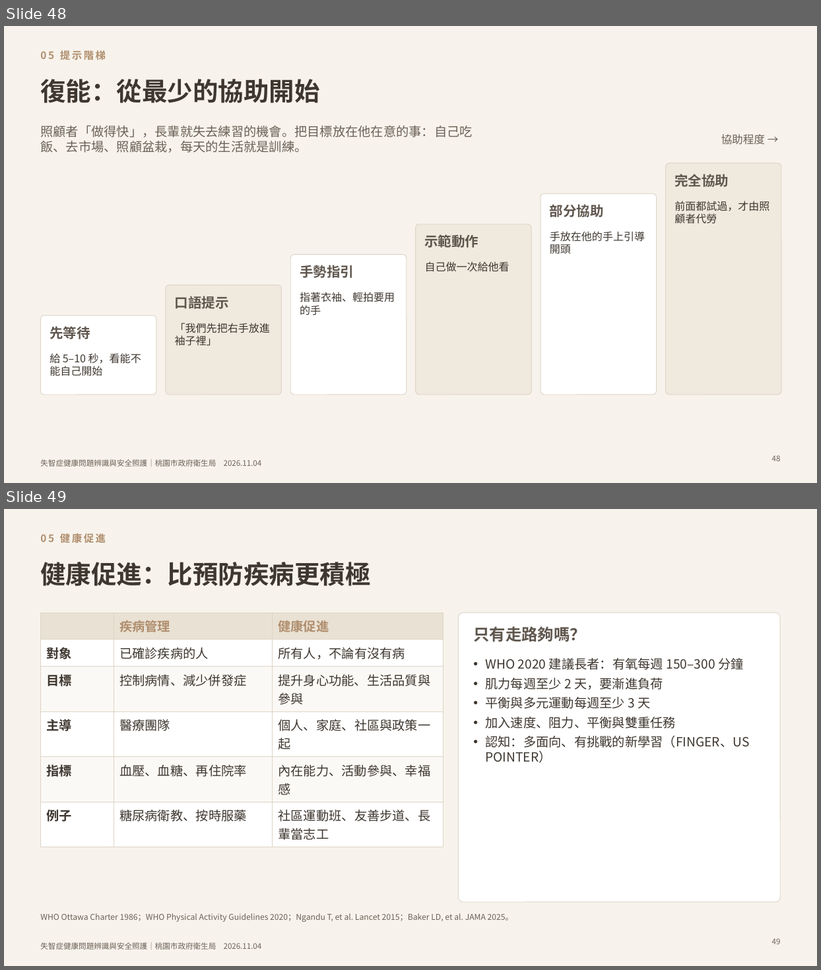
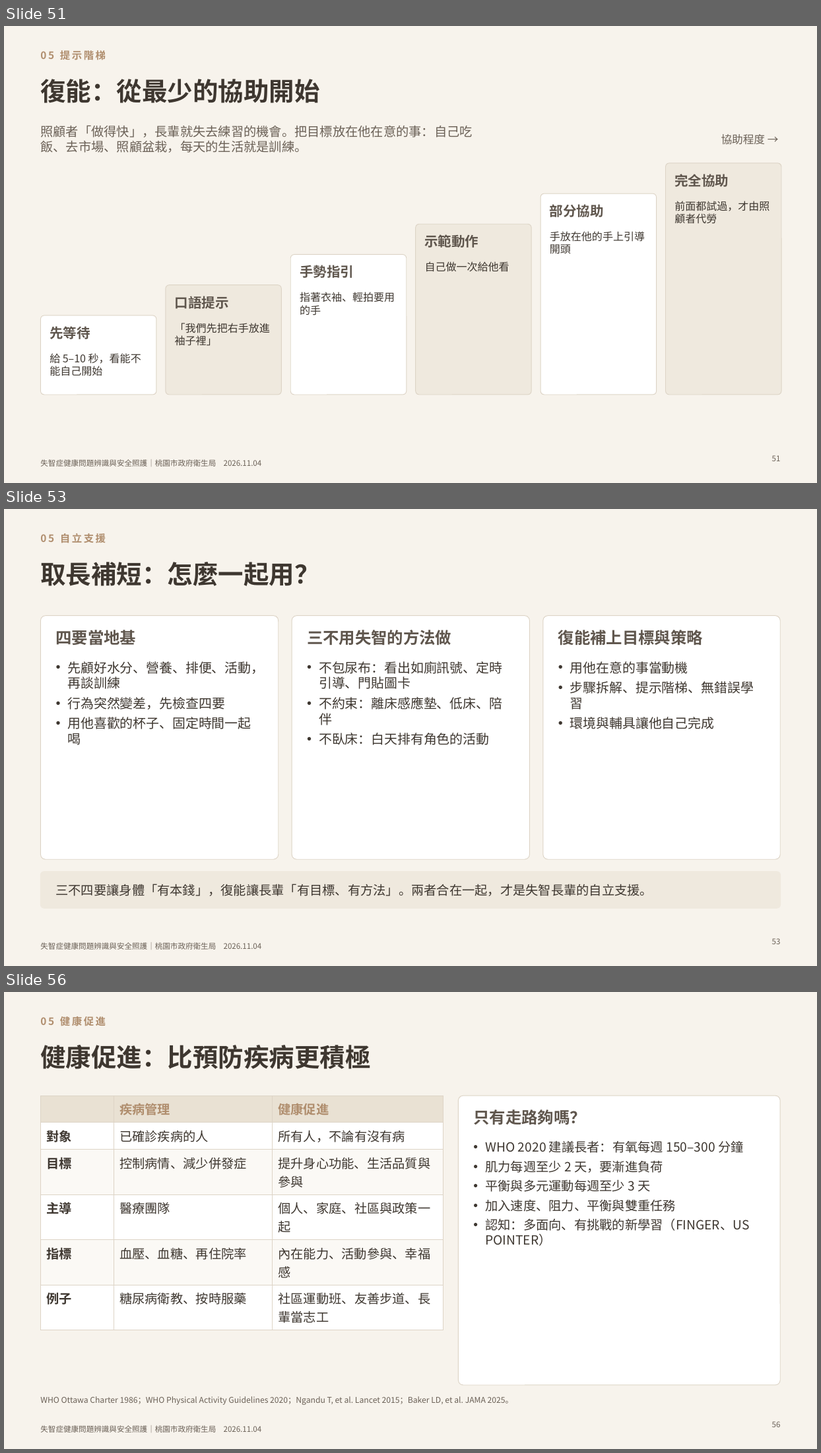
Before and after one commit to mattsue1003/taoyuan-dementia-safe-care, a slide deck: 簡報/失智症健康問題辨識與安全照護.pptx. Shown one above the other, each under a label of ours: slides 48 and 49 before the commit, slides 51, 53 and 56 after it; the slides between them are not shown. The pictures are 821x970 and 821x1453 pixels, drawn with LibreOffice and Linux fonts; fonts in the diff are those of the drawing. Boxes give left, top, right and bottom in pixels: in the first picture for what was removed or moved away, otherwise in the second. Text is boxed around its words. In the diff, an @@ line names an element or a change of style, - is before the commit and + after.

```diff
--- a/簡報/失智症健康問題辨識與安全照護.pptx
+++ b/簡報/失智症健康問題辨識與安全照護.pptx
@@ slide 53 added at (x1=4, y1=509, x2=817, y2=966), background #F7F3EC; not listed: 1 template element that a slide beside it also shows @@
@@ text added at (x1=40, y1=533, x2=106, y2=543), 12 pt, text #B08E6E, bold @@
+05 自立支援
@@ title added at (x1=40, y1=562, x2=319, y2=586), 30 pt, text #3E3730, bold @@
+取長補短：怎麼一起用？
@@ rounded rectangle added at (x1=40, y1=616, x2=279, y2=859), fill #FFFFFF, outline #DDD4C6 0.75 pt @@
@@ rounded rectangle added at (x1=292, y1=616, x2=530, y2=859), fill #FFFFFF, outline #DDD4C6 0.75 pt @@
@@ rounded rectangle added at (x1=543, y1=616, x2=781, y2=859), fill #FFFFFF, outline #DDD4C6 0.75 pt @@
@@ text added at (x1=56, y1=630, x2=137, y2=645), 19 pt, text #5F564D, bold @@
+四要當地基
@@ text added at (x1=307, y1=630, x2=451, y2=645), 19 pt, text #5F564D, bold @@
+三不用失智的方法做
@@ text added at (x1=558, y1=630, x2=703, y2=645), 19 pt, text #5F564D, bold @@
+復能補上目標與策略
@@ text added at (x1=67, y1=661, x2=264, y2=745), 15.5 pt, text #3E3730 @@
+• 先顧好水分、營養、排便、活動，再談訓練
+• 行為突然變差，先檢查四要
+• 用他喜歡的杯子、固定時間一起喝
@@ text added at (x1=319, y1=661, x2=502, y2=745), 15.5 pt, text #3E3730 @@
+• 不包尿布：看出如廁訊號、定時引導、門貼圖卡
+• 不約束：離床感應墊、低床、陪伴
+• 不臥床：白天排有角色的活動
@@ text added at (x1=570, y1=661, x2=754, y2=729), 15.5 pt, text #3E3730 @@
+• 用他在意的事當動機
+• 步驟拆解、提示階梯、無錯誤學習
+• 環境與輔具讓他自己完成
@@ rounded rectangle added at (x1=40, y1=872, x2=781, y2=908), fill #EFE9DE, outline #EFE9DE 1 pt @@
@@ text added at (x1=56, y1=884, x2=653, y2=896), 15 pt, text #3E3730 @@
+三不四要讓身體「有本錢」，復能讓長輩「有目標、有方法」。兩者合在一起，才是失智長輩的自立支援。
@@ page number added at (x1=772, y1=939, x2=781, y2=945), 9 pt, text #6B6157 @@
+53
@@ what was slide 48 is now slide 51 @@
@@ page number at (x1=772, y1=456, x2=781, y2=462): text changed @@
-48
+51
@@ what was slide 49 is now slide 56 @@
@@ page number at (x1=772, y1=1422, x2=781, y2=1428): text changed @@
-49
+56
```
Also in this commit, not shown: 2 slides changed, 6 other slides added, 1 other file.
